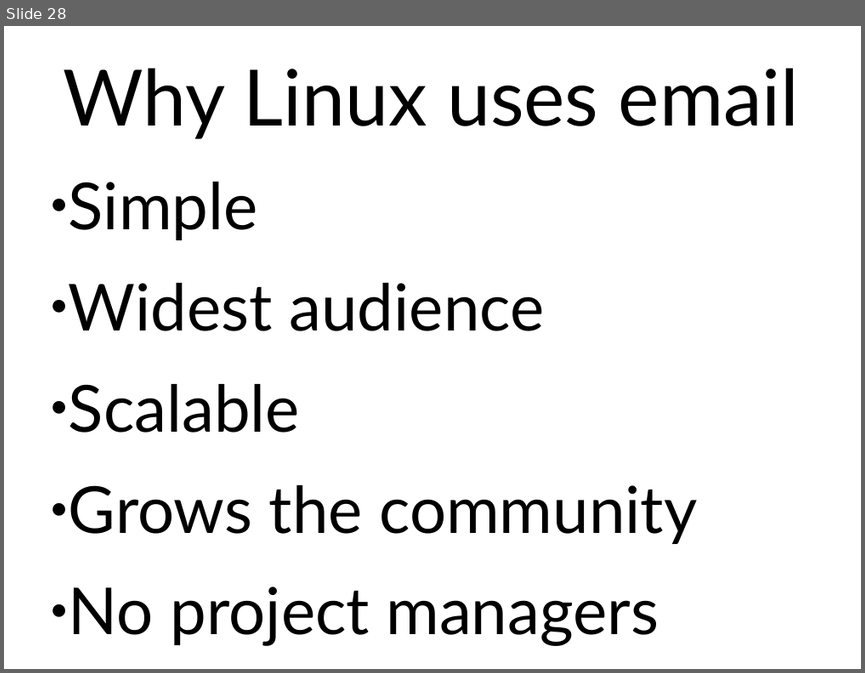
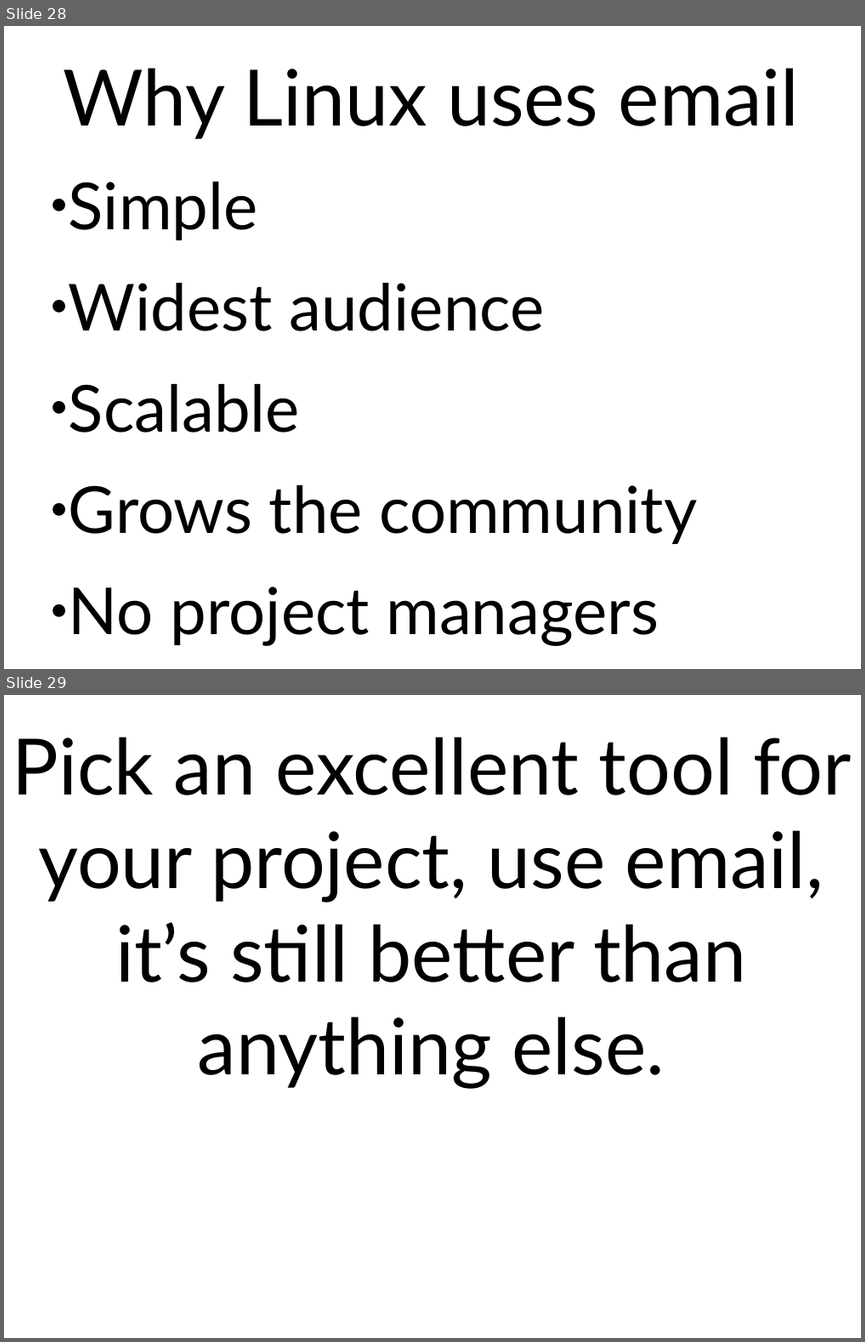
Before and after one commit to gregkh/presentation-stone-tools, a slide deck: stone-tools.odp. Shown one above the other, each under a label of ours: slide 28 before the commit, slides 28 and 29 after it. The pictures are 865x673 and 865x1342 pixels, drawn with LibreOffice and Linux fonts; fonts in the diff are those of the drawing. Boxes give left, top, right and bottom in pixels: in the first picture for what was removed or moved away, otherwise in the second. Text is boxed around its words. In the diff, an @@ line names an element or a change of style, - is before the commit and + after.

Commit message:
minor tweaks

```diff
--- a/stone-tools.odp
+++ b/stone-tools.odp
@@ slide 29 added at (4,695,861,1338), background #FFFFFF @@
@@ text added at (12,737,851,1089), 72 pt, text #000000 @@
+Pick an excellent tool for your project, use email, it’s still better than anything else.
```
Also in this commit, not shown: 1 slide changed.
